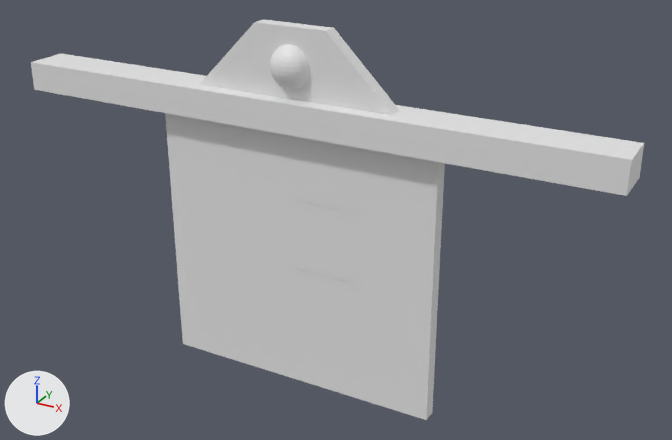
Two versions of the Blender file Blender_Models/Deur.blend, one commit apart.
Before and after are seen from a 50 mm camera at (5.88, -9.64, 7.37) aimed at (0.07, 0.94, 2.08). The axes (+X, +Y, +Z) are drawn at lower left. The lights are the same throughout.

The scene before the commit, as lines of its bpy script (objects in view):
```python
me_cube = bpy.data.meshes.new('Cube')
me_cube.from_pydata(...)  # a box spanning x 1.0..2.0, y -1.0..1.0, z -0.12..0.38; a box spanning x -1.0..1.0, y -1.0..1.0, z -1.0..1.0
me_cube.materials.append(mat_material)  # white #e7e7e7
me_cube_001 = bpy.data.meshes.new('Cube.001')
me_cube_001.from_pydata(...)  # 367 vertices, 347 faces; spans x -1.0..83.0, y -1.0..1.0, z -1.0..5.5
me_cube_002 = bpy.data.meshes.new('Cube.002')
me_cube_002.from_pydata(...)  # 24 vertices, 21 faces; spans x -3.0..1.0, y -1.0..1.0, z -1.0..1.0
me_cube_002.materials.append(mat_material_001)  # its picture is missing
ob_cube = bpy.data.objects.new('Cube', me_cube_001)
ob_cube.location = (-4.1, 0.0, 3.9)
ob_cube.scale = (0.1, 0.3, 0.2)
ob_deur_links = bpy.data.objects.new('Deur_Links', me_cube)
ob_deur_links.location = (-1.0, 0.0, 2.0)
ob_deur_links.scale = (1.0, 0.1, 2.0)
ob_deur_rechts = bpy.data.objects.new('Deur_Rechts', me_cube_002)
ob_deur_rechts.location = (1.5, 0.0, 2.0)
ob_deur_rechts.scale = (0.5, 0.1, 2.0)
```
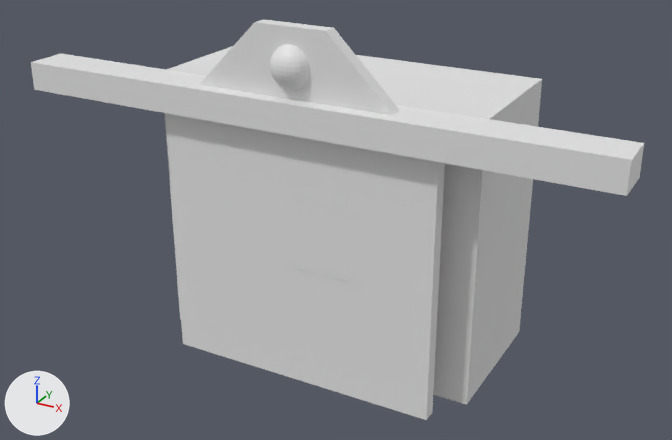
Pixel boxes [x1, y1, x2, y2] of what changed, in the pictures (672 x 440 px):
'Cube.001', added
    after: [164, 46, 542, 405]

The change, as a list of edits to the scene's bpy script:
```text
Add mat_material_003:
    mat_material_003 = diffuse_material('Material.003')
    mat_material_003.base_color = (0.0, 0.0, 0.0)  # black #000000
Add mat_material_002:
    mat_material_002 = diffuse_material('Material.002')
    mat_material_002.base_color = (0.748, 0.748, 0.748)  # light grey #e0e0e0
Add me_cube_003:
    me_cube_003.from_pydata(...)  # 25 vertices, 23 faces; spans x 0.0..2.39, y -1.5..0.83, z -2.0..1.95
    # faces by material slot: [22, 1]
    me_cube_003.materials.append(mat_material_002)  # light grey #e0e0e0
    me_cube_003.materials.append(mat_material_003)  # black #000000
Add ob_cube_001:
    ob_cube_001 = bpy.data.objects.new('Cube.001', me_cube_003)
    ob_cube_001.location = (0.0, 1.69, 2.1)
    _m = ob_cube_001.modifiers.new('Mirror', 'MIRROR')
    _m.use_clip = True
```
